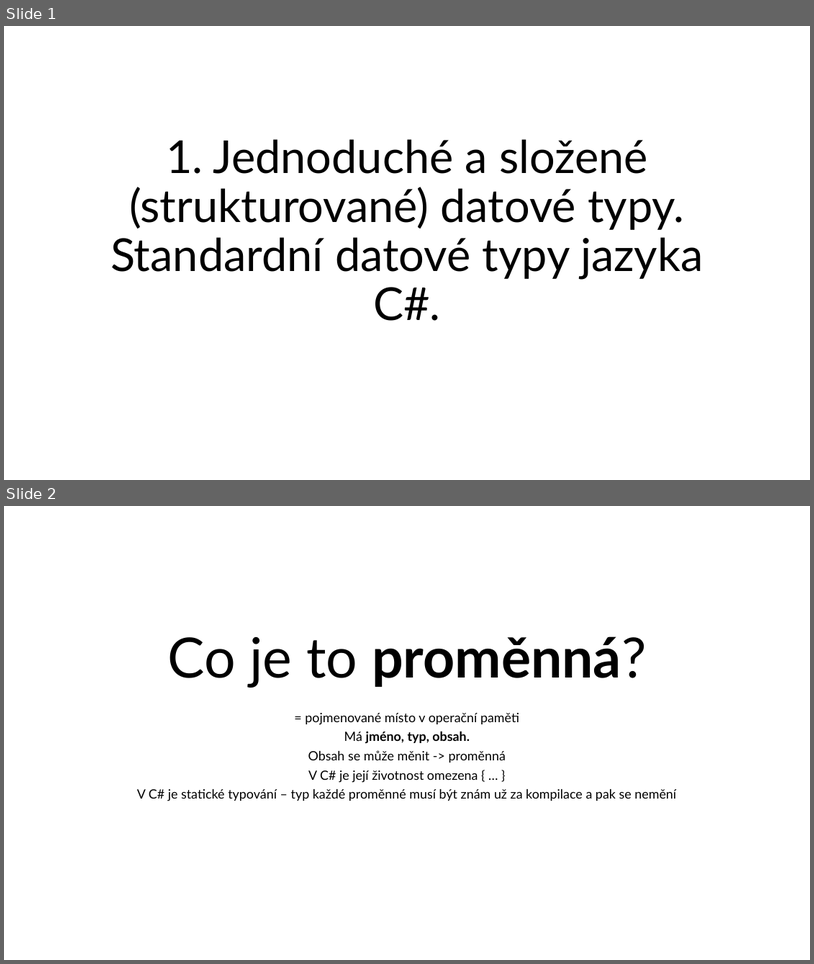
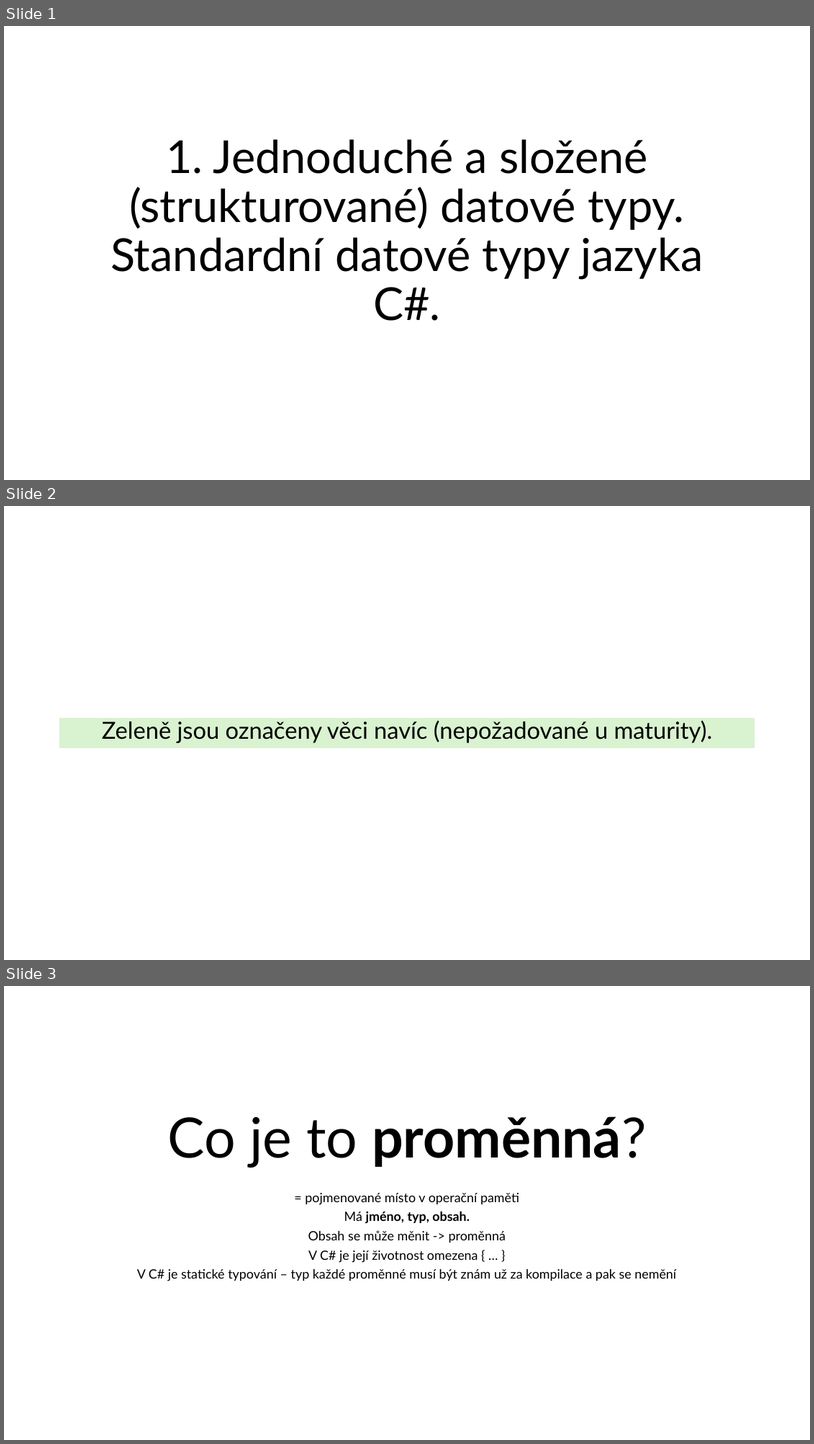
Before and after one commit to Trinithea/GitPrgSem2_25_26, a slide deck: 03_MATURITA/01_Jednoduche_a_slozene_typy/StandardniDatoveTypy.pptx. Shown one above the other, each under a label of ours: slides 1 and 2 before the commit, slides 1, 2 and 3 after it. The pictures are 814x964 and 814x1444 pixels, drawn with LibreOffice and Linux fonts; fonts in the diff are those of the drawing. Boxes give left, top, right and bottom in pixels: in the first picture for what was removed or moved away, otherwise in the second. Text is boxed around its words. In the diff, an @@ line names an element or a change of style, - is before the commit and + after.

Commit message:
Prezentace upravena - zelené jsou části navíc

```diff
--- a/03_MATURITA/01_Jednoduche_a_slozene_typy/StandardniDatoveTypy.pptx
+++ b/03_MATURITA/01_Jednoduche_a_slozene_typy/StandardniDatoveTypy.pptx
@@ slide 2 added at (x1=4, y1=506, x2=810, y2=960), background #FFFFFF @@
@@ text added at (x1=59, y1=718, x2=756, y2=748), fill #D9F2D0, 28 pt, text #000000 @@
+Zeleně jsou označeny věci navíc (nepožadované u maturity).
@@ what was slide 2 is now slide 3 @@
```
Also in this commit, not shown: 10 slides changed, 1 other file.
